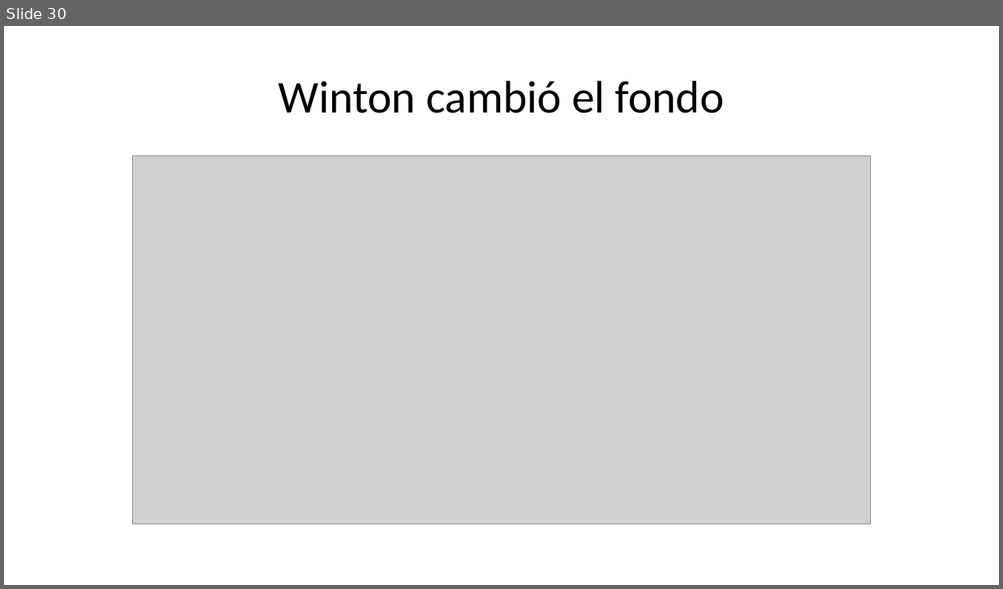
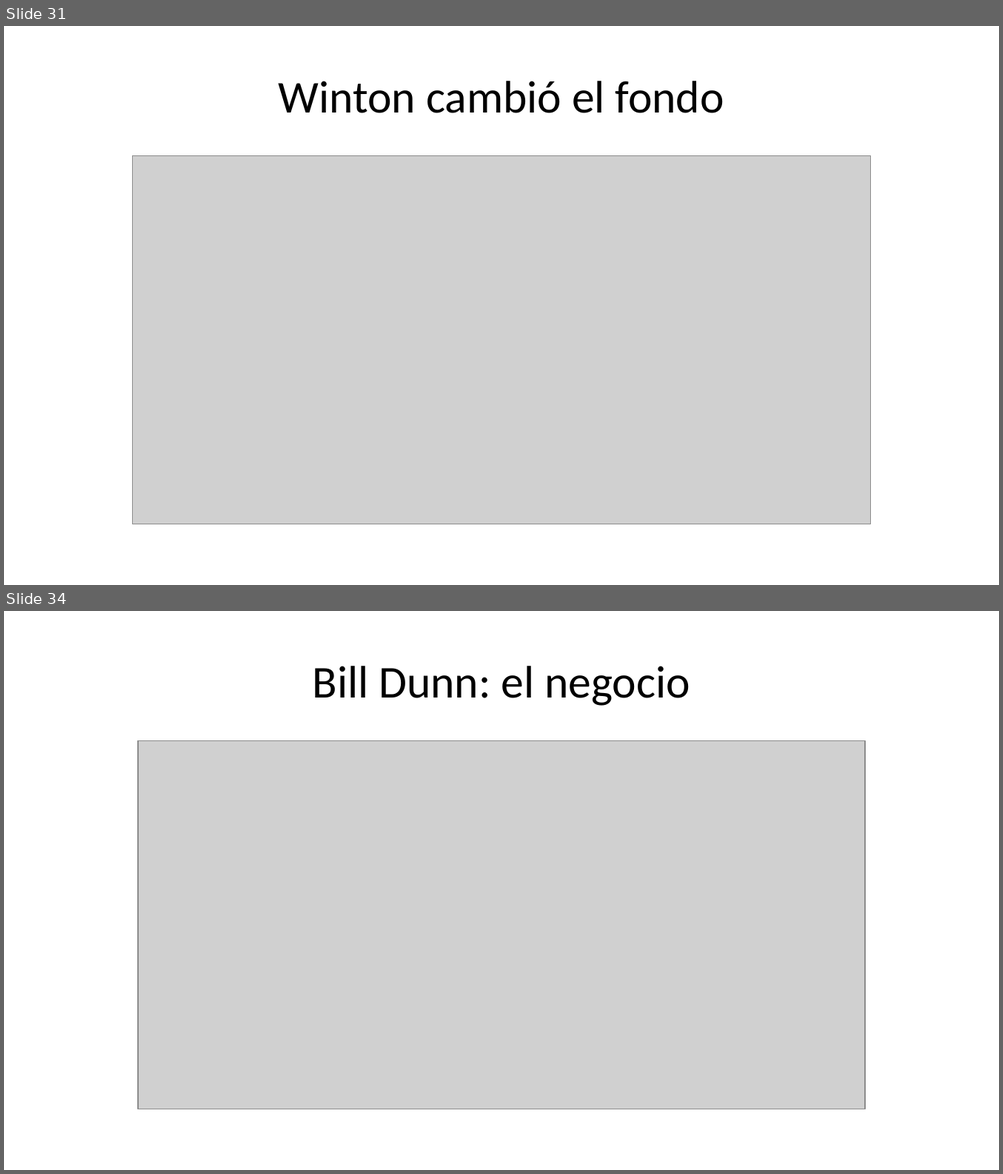
Before and after one commit to cordura21/Trading-bloque, a slide deck: presentations/powerpoint output.pptx. Shown one above the other, each under a label of ours: slide 30 before the commit, slides 31 and 34 after it; the slides between them are not shown. The pictures are 1003x589 and 1003x1174 pixels, drawn with LibreOffice and Linux fonts; fonts in the diff are those of the drawing; grey boxes stand for pictures. Boxes give left, top, right and bottom in pixels: in the first picture for what was removed or moved away, otherwise in the second. Text is boxed around its words. In the diff, an @@ line names an element or a change of style, - is before the commit and + after.

```diff
--- a/presentations/powerpoint output.pptx
+++ b/presentations/powerpoint output.pptx
@@ slide 34 added at [4, 611, 999, 1170], background #FFFFFF @@
@@ title added at [313, 666, 690, 706], 33 pt, text #000000 @@
+Bill Dunn: el negocio
@@ picture added at [138, 741, 865, 1111] @@
@@ what was slide 30 is now slide 31 @@
```
Also in this commit, not shown: 4 other slides added, 1 slide removed, 3 other files.
